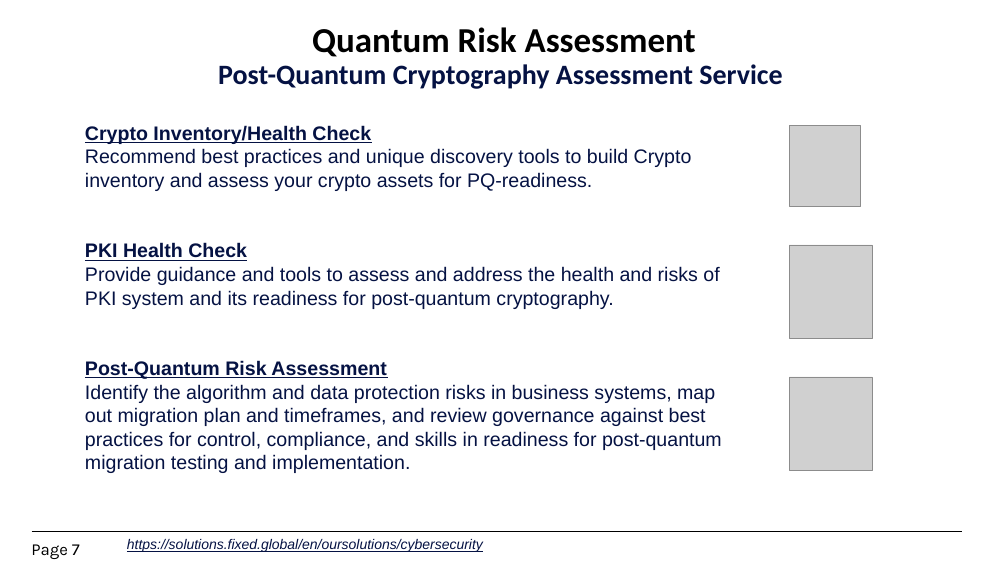
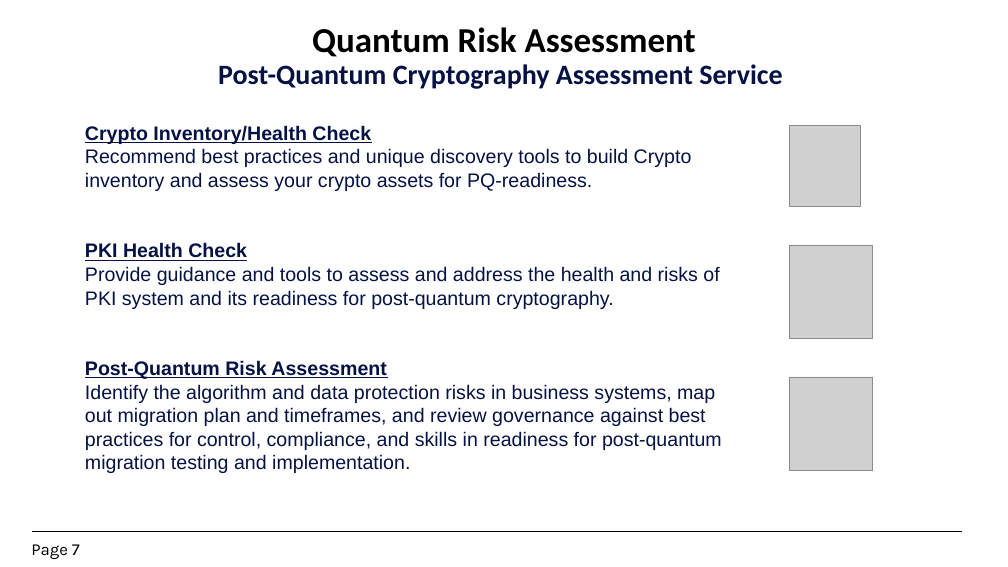
Before and after one commit to kibrahim757/EGQCC, a slide deck: slide 7 of Presentations/5.Quantum Risk Assesment.pptx. Drawn at 1008x567 pixels with LibreOffice and Linux fonts; fonts in the diff are those of the drawing; grey boxes stand for pictures. Boxes give left, top, right and bottom in pixels: in the first picture for what was removed or moved away, otherwise in the second. Text is boxed around its words. In the diff, an @@ line names an element or a change of style, - is before the commit and + after.

```diff
--- a/Presentations/5.Quantum Risk Assesment.pptx
+++ b/Presentations/5.Quantum Risk Assesment.pptx
@@ text removed at box(127, 539, 483, 552) @@
-https://solutions.fixed.global/en/oursolutions/cybersecurity
```
Also in this commit, not shown: 1 slide added, 2 other files.
